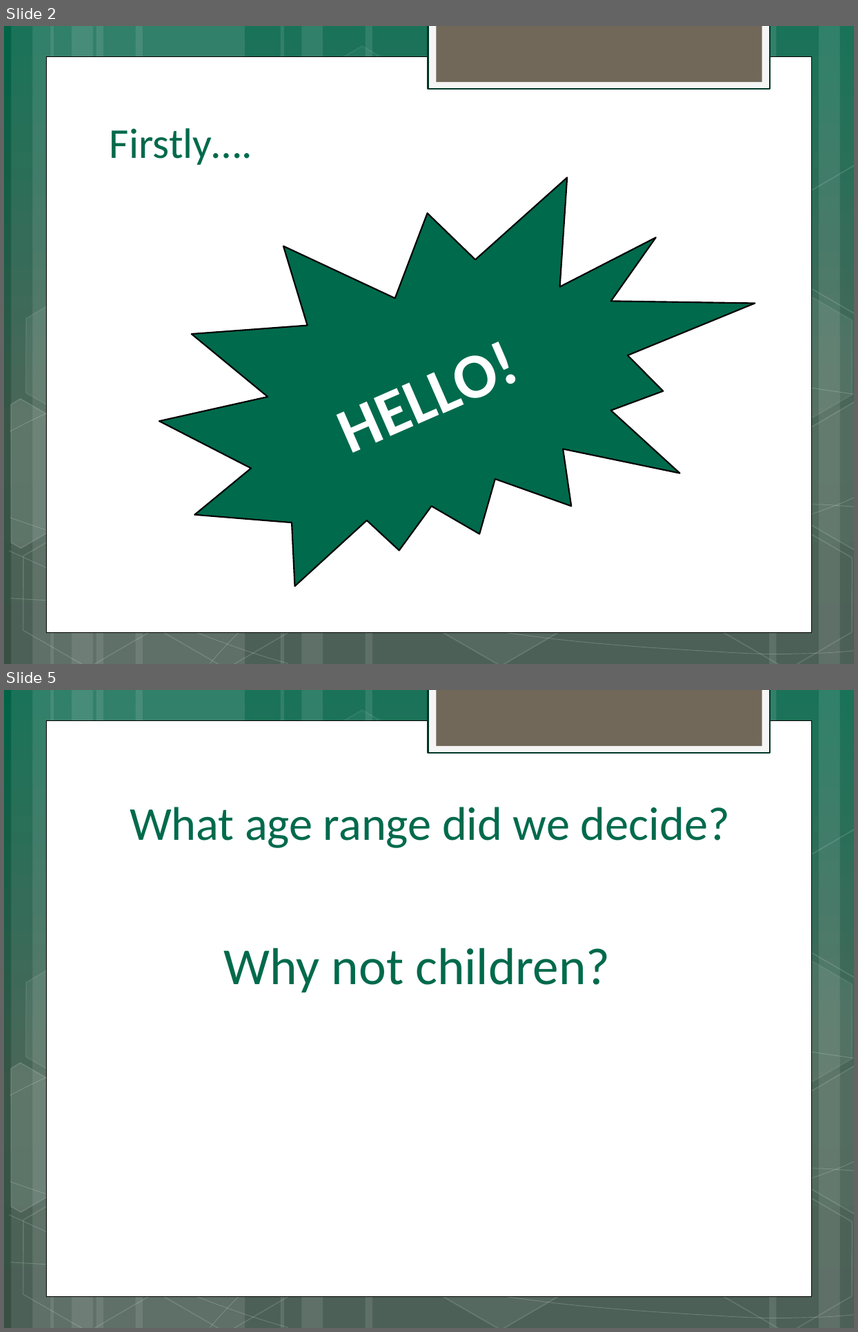
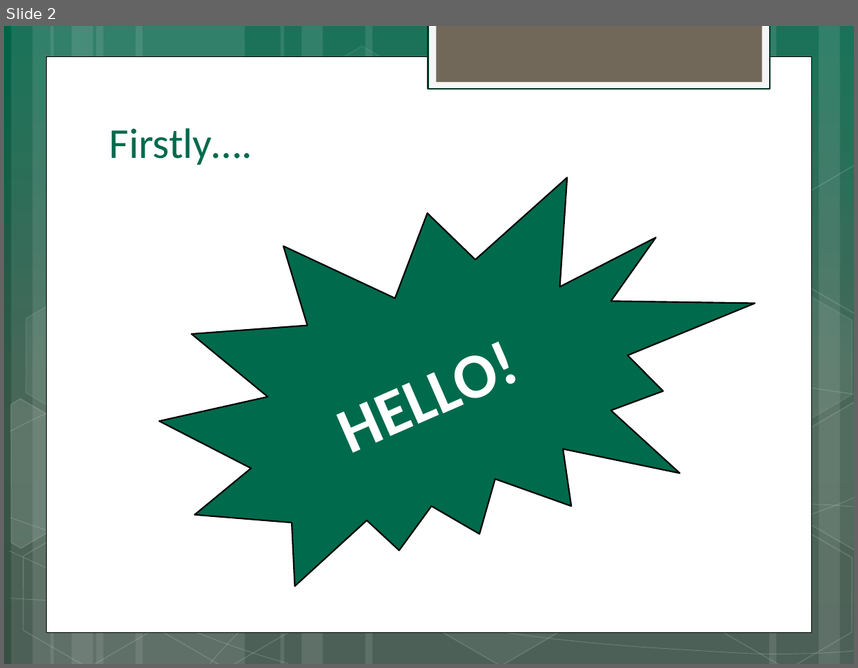
Before and after one commit to d-baranowski/Team-2, a slide deck: Powerpoint for Dragons Den/Dragons Den Presentation.pptx. Shown one above the other, each under a label of ours: slides 2 and 5 before the commit, slide 2 after it; the slides between them are not shown. The pictures are 858x1332 and 858x668 pixels, drawn with LibreOffice and Linux fonts; fonts in the diff are those of the drawing. Boxes give left, top, right and bottom in pixels: in the first picture for what was removed or moved away, otherwise in the second. Text is boxed around its words. In the diff, an @@ line names an element or a change of style, - is before the commit and + after.

```diff
--- a/Powerpoint for Dragons Den/Dragons Den Presentation.pptx
+++ b/Powerpoint for Dragons Den/Dragons Den Presentation.pptx
@@ slide 5 removed at box(4, 690, 854, 1328), background gradient #006347 to #375648 to #385044; not listed: 31 template elements that a slide beside it also shows @@
@@ title removed at box(130, 807, 730, 848) @@
-What age range did we decide?
@@ text removed at box(224, 947, 610, 992) @@
-Why not children?
```
Also in this commit, not shown: 1 slide changed, 12 slides added, 4 other slides removed.
